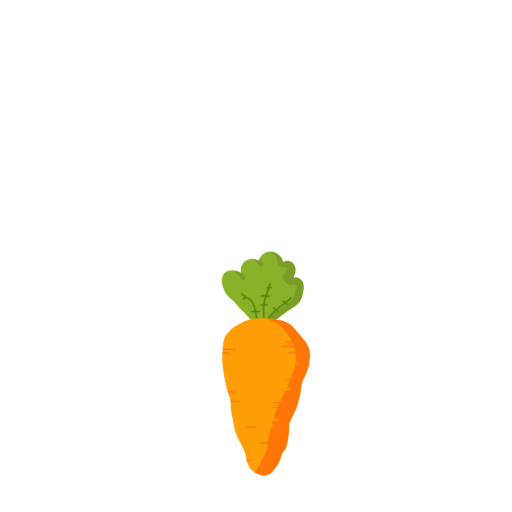
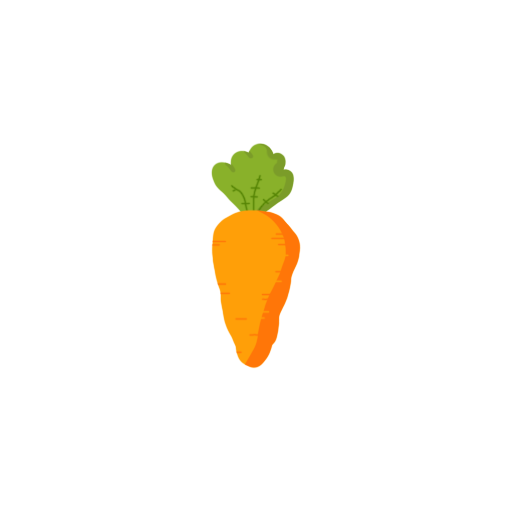
Revision of a layered 512px x 512px image; what changed, layer by layer:
painted on "Layer 6" over (211, 209, 311, 477)
painted on "Layer 4" over (211, 209, 311, 477)
painted on "Layer 7" over (230, 174, 293, 327)
painted on "Layer 8" over (224, 143, 305, 325)
painted on "Layer 5" over (211, 143, 305, 341)
